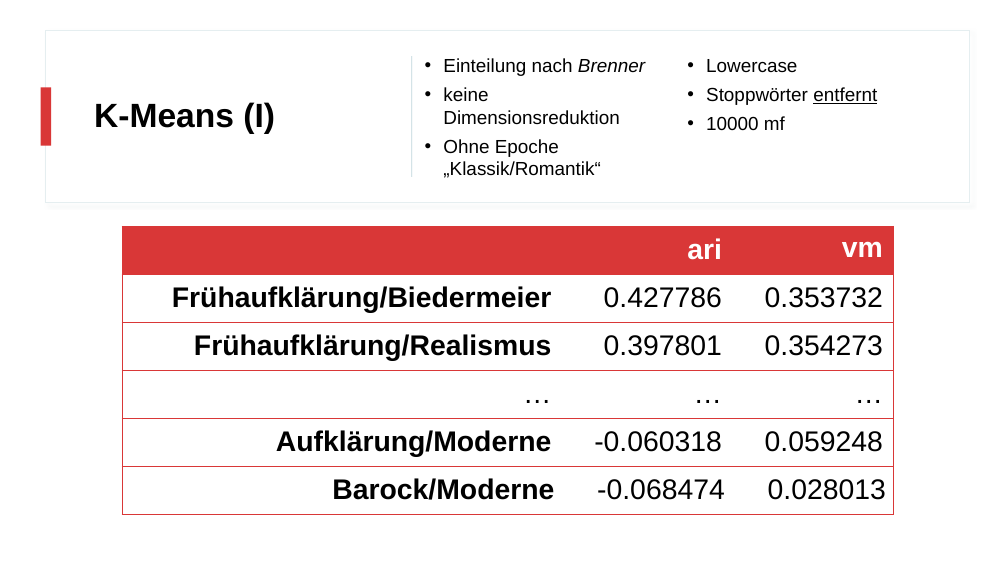
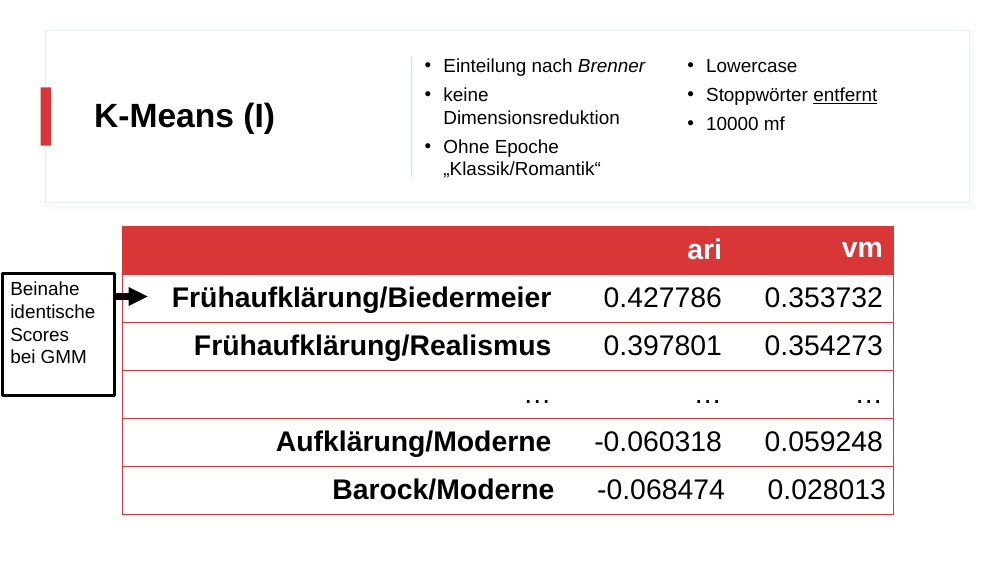
Before and after one commit to realjanpaulus/clusterpoems, a slide deck: slide 18 of literature & presentation/clustering_presentation.pptx (slide 17 before the commit). Drawn at 1008x567 pixels with LibreOffice and Linux fonts; fonts in the diff are those of the drawing. Boxes give left, top, right and bottom in pixels: in the first picture for what was removed or moved away, otherwise in the second. Text is boxed around its words. In the diff, an @@ line names an element or a change of style, - is before the commit and + after.

```diff
--- a/literature & presentation/clustering_presentation.pptx
+++ b/literature & presentation/clustering_presentation.pptx
@@ rectangle added at (x1=3, y1=273, x2=115, y2=395), outline #000000 3 pt, 18 pt, text #000000 @@
+Beinahe
+identische
+Scores
+bei GMM
@@ arrow added from (114, 296) to (147, 296), #000000 6 pt @@
```
Also in this commit, not shown: 6 other slides changed, 5 slides added, 3 slides removed, 24 other files.
